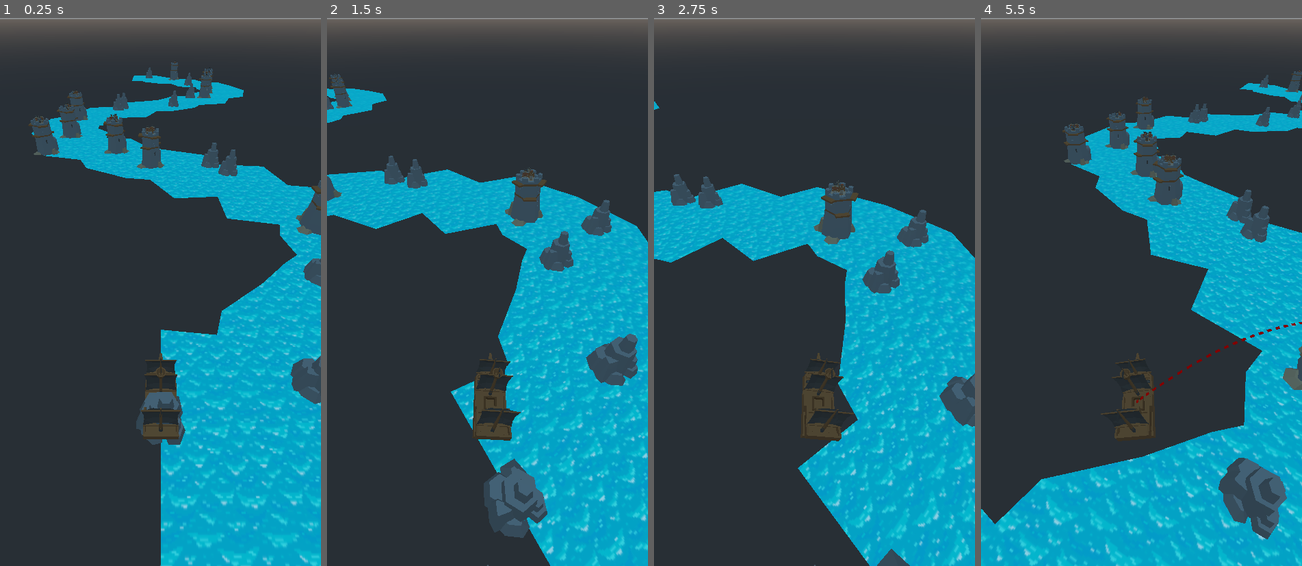
Above: before the commit, frames 1-4 (left to right).
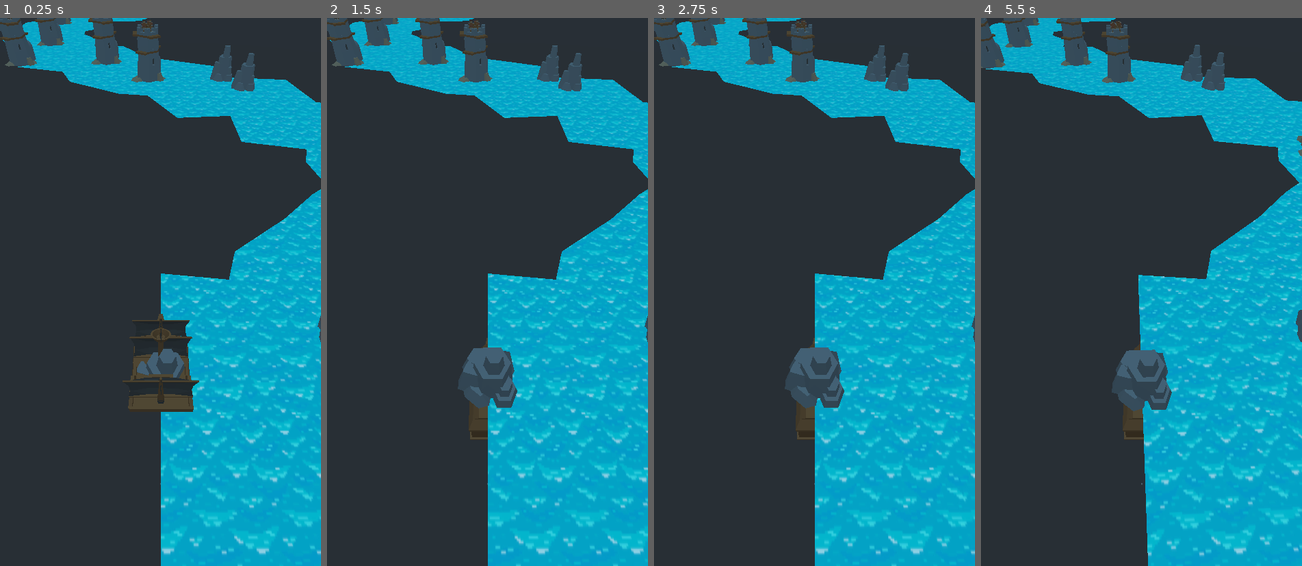
Above: after the commit, the same moments.

Repository: meabefir/Shippy
Game: Godot game, scene res://scenes/MainStage.tscn
Two runs of this game, one before a commit and one after it. Both use one fixed random seed, a clock stepped at 60 frames per second and the inputs below.
Inputs:
- Up to frame 1 (0.25 s): no input
- Up to frame 2 (1.5 s): hold D (right) 0.53-1.28 s; tap Space (shoot) at 0.6, 1.35 s; hold A (left) from 1.28 s (still down)
- Up to frame 3 (2.75 s): release A (left) at 2.03 s; hold D (right) from 2.03 s (still down); tap Space (shoot) at 2.1 s
- Up to frame 4 (5.5 s): tap Space (shoot) every 0.75 s from 2.85 to 5.1 s; release D (right) at 3.53 s; hold A (left) from 3.53 s (still down)

The runs differ from the first frame. In frame 1, 32% of the frame differs, in the area x 0-100%, y 0-100%; in frame 2, 35%; in frame 3, 34%; in frame 4, 45%.

Commit message:
cannonballs kill pirates, die animation

Diff:
--- a/project.godot
+++ b/project.godot
@@ -44,8 +44,8 @@
 
 window/size/width=600
 window/size/height=1024
-window/size/test_width=600
-window/size/test_height=1024
+window/size/test_width=400
+window/size/test_height=682
 window/stretch/mode="2d"
 window/stretch/aspect="keep_width"
 
--- a/scenes/MainStage.gd
+++ b/scenes/MainStage.gd
@@ -6,6 +6,7 @@
 onready var location = $"%PathSpawnLocation"
 
 func _ready():
+	randomize()
 	load_stone()
 
 func _process(_delta):
--- a/scenes/gameplay/Boat.gd
+++ b/scenes/gameplay/Boat.gd
@@ -4,7 +4,14 @@
 
 onready var cannonBallScene = preload("res://scenes/gameplay/CannonBall.tscn")
 
+enum BOAT_STATE {
+	DEFAULT,
+	DIE,
+	RUSH
+}
+
 const BASE_SPEED = 25
+const RUSH_SPEED = 55
 const TURN_SPEED = deg2rad(60)
 const MAX_Z_LEAN = deg2rad(15)
 const Z_LEAN_SPEED = deg2rad(10)
@@ -13,11 +20,30 @@
 var currentSpeed = BASE_SPEED
 var currentRotation = 0
 var currentZLean = 0
+var currentState = BOAT_STATE.DEFAULT setget setState
 
 onready var boat = $"%boat_pivot"
 onready var model = $"%model_pivot"
 onready var pirateLookAt = $"%pirate_look_at"
 onready var targetingTurret = $"%TargetingTurret"
+onready var animationPlayer = $"%AnimationPlayer"
+
+func setState(new_state):
+	currentState = new_state
+
+	match currentState:
+		BOAT_STATE.DEFAULT:
+			currentSpeed = BASE_SPEED
+		BOAT_STATE.DIE:
+			currentSpeed = 0
+			var die_animation = animationPlayer.get_animation("die")
+			var rotation_track_idx = die_animation.find_track("boat_pivot/model_pivot:rotation_degrees")
+			die_animation.track_set_key_value(rotation_track_idx, 0, model.rotation_degrees)
+			var scale_track_idx = die_animation.find_track("boat_pivot/model_pivot:scale")
+			die_animation.track_set_key_value(scale_track_idx, 0, model.scale)
+			animationPlayer.play("die")
+		BOAT_STATE.RUSH:
+			currentSpeed = RUSH_SPEED
 
 # Called when the node enters the scene tree for the first time.
 func _ready():
@@ -25,7 +51,28 @@
 	pass # Replace with function body.
 
 func _process(delta):
-#	movement update
+	match currentState:
+		BOAT_STATE.DEFAULT:
+			updateStateDefault(delta)
+		BOAT_STATE.DIE:
+			updateStateDie(delta)
+		BOAT_STATE.RUSH:
+			updateStateRush(delta)
+
+
+func updateStateDefault(delta):
+	updateMovement(delta)
+	updateTargeting()
+	updateShoot()
+
+func updateStateDie(delta):
+	pass
+
+func updateStateRush(delta):
+	updateMovement(delta)
+
+func updateMovement(delta):
+	#	movement update
 	var _move_input = Vector2.ZERO
 	if Input.is_action_pressed("left"):
 		_move_input.x += 1
@@ -44,19 +91,35 @@
 
 	transform.basis = Basis().rotated(Vector3(0, 1, 0), currentRotation)
 
-#	boat.global_translate(-model.transform.basis.z * BASE_SPEED * delta)
+	#	boat.global_translate(-model.transform.basis.z * BASE_SPEED * delta)
 	global_translate(-model.global_transform.basis.z * BASE_SPEED * delta)
 
+func updateTargeting():
+	targetingTurret.updateTarget()
+
+func updateShoot():
 	if Input.is_action_just_pressed("shoot") and targetingTurret.target != null:
 		shoot()
 
 func _on_Area_area_entered(area: Area) -> void:
 	if area.collision_layer & CollisionLayers.OBSTACLE:
-		print("hit obstacle")
+		die()
+
+func die():
+	self.currentState = BOAT_STATE.DIE
+	yield(get_tree().create_timer(3), "timeout")
+	respawn()
+
+func respawn():
+	self.currentState = BOAT_STATE.DEFAULT
+	animationPlayer.play("RESET")
 
 func shoot():
 	var new_cannonball = cannonBallScene.instance()
 	var projectiles = get_tree().get_nodes_in_group("projectiles")[0]
 	projectiles.add_child(new_cannonball)
 
-	new_cannonball.init(targetingTurret.getCannonballPath())
+	var path = targetingTurret.getCannonballPath()
+	if path == []:
+		return
+	new_cannonball.init(path, targetingTurret.target)
--- a/scenes/gameplay/Boat.tscn
+++ b/scenes/gameplay/Boat.tscn
@@ -10,6 +10,84 @@
 radius = 7.0
 height = 18.0
 
+[sub_resource type="Animation" id=3]
+length = 0.001
+tracks/0/type = "value"
+tracks/0/path = NodePath("boat_pivot/model_pivot:translation")
+tracks/0/interp = 1
+tracks/0/loop_wrap = true
+tracks/0/imported = false
+tracks/0/enabled = true
+tracks/0/keys = {
+"times": PoolRealArray( 0 ),
+"transitions": PoolRealArray( 1 ),
+"update": 0,
+"values": [ Vector3( 0, 6, 0 ) ]
+}
+tracks/1/type = "value"
+tracks/1/path = NodePath("boat_pivot/model_pivot:rotation_degrees")
+tracks/1/interp = 1
+tracks/1/loop_wrap = true
+tracks/1/imported = false
+tracks/1/enabled = true
+tracks/1/keys = {
+"times": PoolRealArray( 0 ),
+"transitions": PoolRealArray( 1 ),
+"update": 0,
+"values": [ Vector3( 0, 0, 0 ) ]
+}
+tracks/2/type = "value"
+tracks/2/path = NodePath("boat_pivot/model_pivot:scale")
+tracks/2/interp = 1
+tracks/2/loop_wrap = true
+tracks/2/imported = false
+tracks/2/enabled = true
+tracks/2/keys = {
+"times": PoolRealArray( 0 ),
+"transitions": PoolRealArray( 1 ),
+"update": 0,
+"values": [ Vector3( 1, 1, 1 ) ]
+}
+
+[sub_resource type="Animation" id=2]
+resource_name = "die"
+tracks/0/type = "value"
+tracks/0/path = NodePath("boat_pivot/model_pivot:translation")
+tracks/0/interp = 1
+tracks/0/loop_wrap = true
+tracks/0/imported = false
+tracks/0/enabled = true
+tracks/0/keys = {
+"times": PoolRealArray( 0, 0.3, 0.6, 1 ),
+"transitions": PoolRealArray( 1, 1, 1, 1 ),
+"update": 0,
+"values": [ Vector3( 0, 6, 0 ), Vector3( 0, 6, 0 ), Vector3( 0, 10, 0 ), Vector3( 0, -6, 0 ) ]
+}
+tracks/1/type = "value"
+tracks/1/path = NodePath("boat_pivot/model_pivot:rotation_degrees")
+tracks/1/interp = 1
+tracks/1/loop_wrap = true
+tracks/1/imported = false
+tracks/1/enabled = true
+tracks/1/keys = {
+"times": PoolRealArray( 0, 0.3, 0.6, 1 ),
+"transitions": PoolRealArray( 1, 1, 1, 1 ),
+"update": 0,
+"values": [ Vector3( 0, 0, 0 ), Vector3( 0, 0, 0 ), Vector3( 0, 0, -180 ), Vector3( 0, 0, -180 ) ]
+}
+tracks/2/type = "value"
+tracks/2/path = NodePath("boat_pivot/model_pivot:scale")
+tracks/2/interp = 1
+tracks/2/loop_wrap = true
+tracks/2/imported = false
+tracks/2/enabled = true
+tracks/2/keys = {
+"times": PoolRealArray( 0, 0.3, 0.6, 1 ),
+"transitions": PoolRealArray( 1, 1, 1, 1 ),
+"update": 0,
+"values": [ Vector3( 1, 1, 1 ), Vector3( 1.4, 1, 0.8 ), Vector3( 1.2, 1, 0.8 ), Vector3( 1, 1, 1 ) ]
+}
+
 [node name="boat" type="Spatial" groups=["boat"]]
 script = ExtResource( 2 )
 
@@ -18,6 +96,7 @@
 
 [node name="model_pivot" type="Spatial" parent="boat_pivot"]
 unique_name_in_owner = true
+transform = Transform( 1, 0, 0, 0, 1, 0, 0, 0, 1, 0, 6, 0 )
 
 [node name="model" type="MeshInstance" parent="boat_pivot/model_pivot"]
 transform = Transform( 0.5, 0, 0, 0, 0.5, 0, 0, 0, 0.5, 0, 0, 0 )
@@ -46,7 +125,7 @@
 shape = SubResource( 1 )
 
 [node name="Camera" type="Camera" parent="boat_pivot"]
-transform = Transform( 1, 0, 0, 0, 0.707107, 0.707107, 0, -0.707107, 0.707107, 0, 125, 50 )
+transform = Transform( 1, 0, 0, 0, 0.573576, 0.819152, 0, -0.819152, 0.573576, 0, 100, 30 )
 current = true
 fov = 90.0
 far = 10000.0
@@ -54,7 +133,12 @@
 
 [node name="TargetingTurret" parent="." instance=ExtResource( 4 )]
 unique_name_in_owner = true
-transform = Transform( 1, 0, 0, 0, 1, 0, 0, 0, 1, 0, 8.96181, 0.342302 )
+transform = Transform( 1, 0, 0, 0, 1, 0, 0, 0, 1, 0, 14.9618, 0.342302 )
 skeleton = NodePath("../boat_pivot/model_pivot/pirate_look_at")
 
+[node name="AnimationPlayer" type="AnimationPlayer" parent="."]
+unique_name_in_owner = true
+anims/RESET = SubResource( 3 )
+anims/die = SubResource( 2 )
+
 [connection signal="area_entered" from="boat_pivot/model_pivot/Area" to="." method="_on_Area_area_entered"]
--- a/scenes/gameplay/CannonBall.gd
+++ b/scenes/gameplay/CannonBall.gd
@@ -5,6 +5,7 @@
 export var duration = .5
 
 var path_follow: PathFollow = null
+var target = null
 
 var currentPathProgress = 0
 
@@ -12,7 +13,10 @@
 func _ready() -> void:
 	pass # Replace with function body.
 
-func init(points):
+func init(points, _target):
+	target = _target
+	target.remove_from_group("targetable_pirate")
+
 	var path = Path.new()
 	var curve = Curve3D.new()
 
@@ -30,6 +34,8 @@
 
 	currentPathProgress += delta / duration
 	if currentPathProgress >= 1:
+		if is_instance_valid(target):
+			target.queue_free()
 		queue_free()
 		return
 	path_follow.unit_offset = currentPathProgress
--- a/scenes/gameplay/Pirate.tscn
+++ b/scenes/gameplay/Pirate.tscn
@@ -5,7 +5,7 @@
 [ext_resource path="res://scenes/gameplay/Pirate.gd" type="Script" id=3]
 [ext_resource path="res://assets/models/pirate_captain.obj" type="ArrayMesh" id=4]
 
-[node name="Pirate" type="Spatial" groups=["pirate"]]
+[node name="Pirate" type="Spatial" groups=["pirate", "targetable_pirate"]]
 script = ExtResource( 3 )
 
 [node name="model_pivot" type="Spatial" parent="."]
--- a/scenes/gameplay/TargetingTurret.gd
+++ b/scenes/gameplay/TargetingTurret.gd
@@ -5,6 +5,8 @@
 var target = null
 
 onready var cube_scene = preload("res://test/Spatial.tscn")
+
+var updatedTargetThisFrame = false
 
 func calculate_catmull_rom_spline(p0: Vector3, p1: Vector3, p2: Vector3, p3: Vector3, t: float) -> Vector3:
 	var t2 = t * t
@@ -34,40 +36,17 @@
 func _ready() -> void:
 	pass # Replace with function body.
 
-func findTarget():
-	var pirates = get_tree().get_nodes_in_group("pirate")
+func _process(delta: float) -> void:
+	if !updatedTargetThisFrame:
+		mesh = null
+	updatedTargetThisFrame = false
+	pass
 
-	if pirates.size() == 0:
-		return
-
-	var closest_pirate = pirates[0]
-	var closest_distance = global_transform.origin.distance_to(closest_pirate.global_transform.origin)
-	for i in range(1, pirates.size()):
-		var current_distance = global_transform.origin.distance_to(pirates[i].global_transform.origin)
-
-		if current_distance < closest_distance:
-			closest_pirate = pirates[i]
-			closest_distance = current_distance
-
-	if closest_distance < MAX_TARGETING_DISTANCE:
-		target =  closest_pirate
-	else:
-		target = null
-
-func _process(delta: float) -> void:
-#	if target == null:
-#		findTarget()
-#		return
-#
-#	var distance_to_target = global_transform.origin.distance_to(target.global_transform.origin)
-#	if distance_to_target > MAX_DIST_TO_TARGET:
-#		findTarget()
-#
-#	if target == null:
-#		return
-
+func updateTarget():
+	updatedTargetThisFrame = true
 	findTarget()
 	if target == null:
+		mesh = null
 		return
 
 	var distance_to_target = global_transform.origin.distance_to(target.center.global_transform.origin)
@@ -111,8 +90,28 @@
 
 	mesh = st.commit();
 
+func findTarget():
+	var pirates = get_tree().get_nodes_in_group("targetable_pirate")
+
+	if pirates.size() == 0:
+		return
+
+	var closest_pirate = pirates[0]
+	var closest_distance = global_transform.origin.distance_to(closest_pirate.global_transform.origin)
+	for i in range(1, pirates.size()):
+		var current_distance = global_transform.origin.distance_to(pirates[i].global_transform.origin)
+
+		if current_distance < closest_distance:
+			closest_pirate = pirates[i]
+			closest_distance = current_distance
+
+	if closest_distance < MAX_TARGETING_DISTANCE:
+		target =  closest_pirate
+	else:
+		target = null
+
 func getCannonballPath(global = true):
-	if target == null:
+	if !target:
 		return []
 
 	var from = global_transform.origin
Not shown: 1 places in scenes/gameplay/Boat.tscn that only renumber resources
